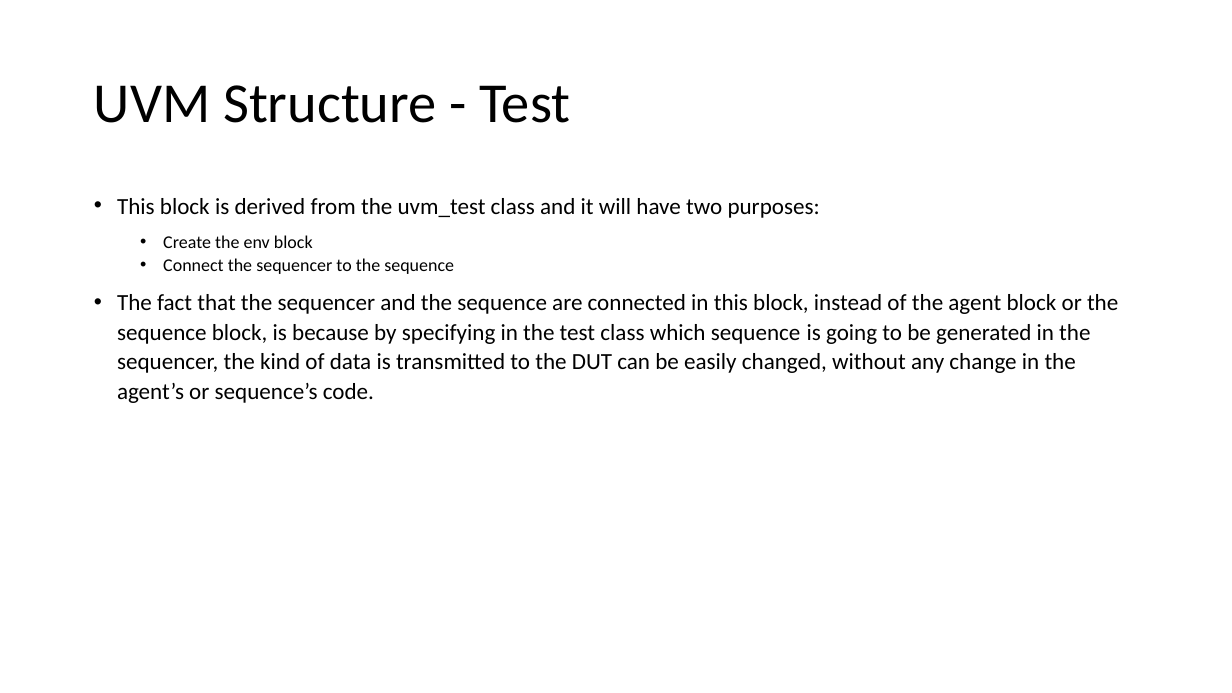
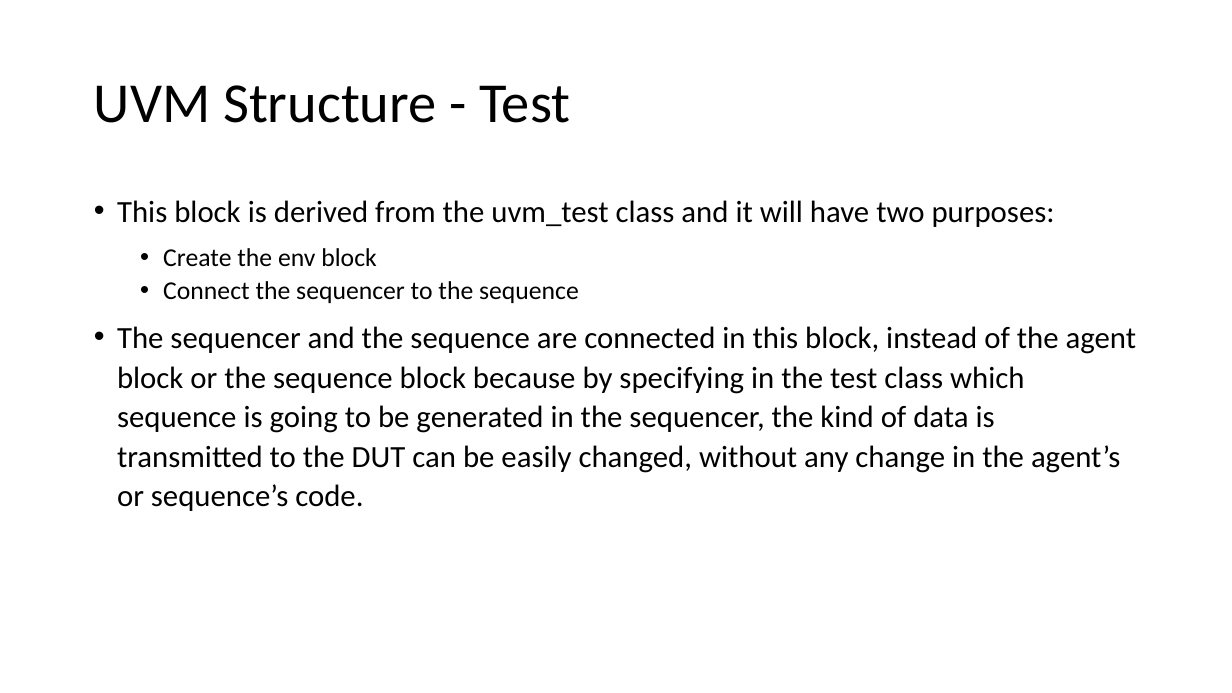
Before and after one commit to liotahuf/UVM_project, a slide deck: slide 13 of Final presentation.pptx. Drawn at 1232x693 pixels with LibreOffice and Linux fonts; fonts in the diff are those of the drawing. Boxes give left, top, right and bottom in pixels: in the first picture for what was removed or moved away, otherwise in the second. Text is boxed around its words. In the diff, an @@ line names an element or a change of style, - is before the commit and + after.

```diff
--- a/Final presentation.pptx
+++ b/Final presentation.pptx
@@ text at bbox=[117, 200, 1055, 303]: size 18 to 24 pt in "This block is derived from the uvm_test ..."; size 14 to 20 pt in "Create the env block", "Connect the sequencer to the sequence" @@
@@ text at bbox=[117, 326, 1136, 511]: text changed; size 18 to 24 pt @@
-• The fact that the sequencer and the sequence are connected in this block, instead of the agent block or the sequence block, is because by specifying in the test class which sequence is going to be generated in the sequencer, the kind of data is transmitted to the DUT can be easily changed, without any change in the agent’s or sequence’s code.
+• The sequencer and the sequence are connected in this block, instead of the agent block or the sequence block because by specifying in the test class which sequence is going to be generated in the sequencer, the kind of data is transmitted to the DUT can be easily changed, without any change in the agent’s or sequence’s code.
```
Also in this commit, not shown: 14 other slides changed.
